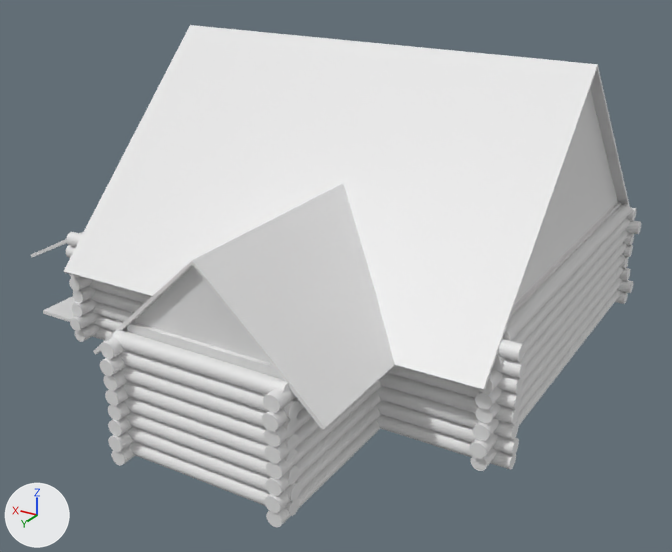
Before and after pictures for a commit that changed the Blender file Assets/Prefabs/Blender/shack.blend.
Rendered twice from a camera (50 mm lens) standing at (-12.6, 22.8, 12.4) and looking at (-0.2, 2.1, 2.0). The lights are fixed; the arrows at lower left show +X, +Y and +Z.
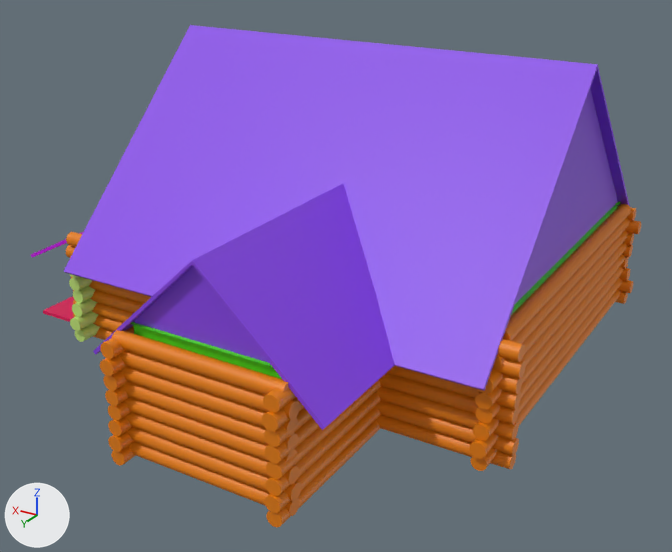
What changed in the scene script:
```text
Add mat_m_floor_0_walls:
    mat_m_floor_0_walls = principled_material('M_Floor_0_Walls')
    mat_m_floor_0_walls.base_color = (0.0777, 0.8, 0.0117)  # green #4fe71c
Change me_cube_001:
    verts and faces of me_cube_001; kept vertices keep their numbers, new ones are numbered from 32
    remove me_cube_001.from_pydata(...)  # 32 vertices, 24 faces; spans x -6.1..6.1, y -5.1..9.1, z 2.05..3.2
    add me_cube_001.from_pydata(...)  # 24 vertices, 16 faces; spans x -6.1..6.1, y -5.1..9.1, z 2.05..3.2
    me_cube_001 part 1
    add delete_vertices([*range(0, 7), 8])  # with the faces that use them
    me_cube_001 part 2: 16 faces spanning x -6.1..6.1, y -5.1..9.1, z 2.05..3.2 switch from mat_material_001 (white #e7e7e7) to mat_m_floor_0_walls (green #4fe71c)
Change me_cube_003:
    remove me_cube_003.from_pydata(...)  # 20 vertices, 16 faces; spans x -6.1..8.6, y -5.1..9.1, z -0.05..0.05
    remove me_cube_003.materials.append(mat_material_003)  # white #e7e7e7
    add me_cube_003.from_pydata(...)  # 20 vertices, 14 faces; spans x -6.1..8.6, y -5.1..9.1, z -0.05..0.05
    me_cube_003 part 3
    4 vertices are removed from x 6.1, y -5.1..5.1, z -0.05..0.05
    9 faces are deleted
    4 vertices are added at (1.1, -5.1, -0.05), (1.1, -5.1, 0.05), (-3.1, -5.1, -0.05), (-3.1, -5.1, 0.05)
    7 new faces join them
    add me_cube_003.materials.append(mat_m_floor)  # pink #e7005a
Change me_cube_005:
    where me_cube_005.from_pydata(...)  # 89 vertices, 88 faces, 1 loose edge; spans x -6.3..6.3, y -6.1..9.2, z 2.2..8.2
    remove me_cube_005.materials.append(mat_porch_roof)  # white #e7e7e7
    add me_cube_005.materials.append(mat_m_roof)  # purple #8846e7
Change me_cylinder_010:
    where me_cylinder_010.from_pydata(...)  # 528 vertices, 768 faces; spans x -6.42..-6.02, y -5.77..6.01, z -0.04..3.16
    add me_cylinder_010.materials.append(mat_m_log_wall)  # orange #e77f00
Change me_cylinder_011:
    where me_cylinder_011.from_pydata(...)  # 848 vertices, 938 faces; spans x 6.02..6.42, y -5.77..6.01, z -0.04..3.16
    add me_cylinder_011.materials.append(mat_m_log_wall_front)  # green #c4e779
Change me_cylinder_012:
    where me_cylinder_012.from_pydata(...)  # 528 vertices, 768 faces; spans x 1.03..6.93, y 5.0..5.4, z -0.19..3.01
    add me_cylinder_012.materials.append(mat_m_log_wall)  # orange #e77f00
Change me_cylinder_013:
    where me_cylinder_013.from_pydata(...)  # 528 vertices, 768 faces; spans x -6.83..-3.02, y 5.02..5.42, z -0.19..3.01
    add me_cylinder_013.materials.append(mat_m_log_wall)  # orange #e77f00
Change me_cylinder_014:
    where me_cylinder_014.from_pydata(...)  # 528 vertices, 768 faces; spans x 1.01..1.41, y 5.05..9.75, z -0.28..2.92
    add me_cylinder_014.materials.append(mat_m_log_wall)  # orange #e77f00
Change me_cylinder_015:
    where me_cylinder_015.from_pydata(...)  # 528 vertices, 768 faces; spans x -3.4..-3.0, y 5.04..9.73, z -0.28..2.92
    add me_cylinder_015.materials.append(mat_m_log_wall)  # orange #e77f00
Change me_cylinder_008:
    where me_cylinder_008.from_pydata(...)  # 528 vertices, 768 faces; spans x -6.71..6.71, y -5.41..-5.01, z -0.19..3.01
    add me_cylinder_008.materials.append(mat_m_log_wall)  # orange #e77f00
Change me_cylinder_016:
    where me_cylinder_016.from_pydata(...)  # 528 vertices, 768 faces; spans x -0.2..3.0, y -0.2..0.2, z -2.42..2.42
    add me_cylinder_016.materials.append(mat_m_log_wall)  # orange #e77f00
```

Boxes [x1, y1, x2, y2] around the edits, measured in the pictures (672 x 552 px; the box of a moved part takes in the faces that stretch with it):
'Roof', recoloured (white to purple)
    both: [64, 25, 630, 430]
'Cylinder.008', recoloured (white to orange)
    both: [112, 330, 301, 516]
'Cylinder.001', recoloured
    both: [469, 204, 631, 471]
'Cylinder.004', recoloured
    both: [376, 339, 526, 470]
'Cylinder.006', recoloured
    both: [262, 380, 381, 527]
'Cylinder.005', recoloured (white to orange)
    both: [100, 326, 136, 465]
'Floor1Walls', reshaped
    before: [127, 202, 621, 379]
    after: [130, 202, 621, 379]
'Cylinder.003', recoloured
    both: [66, 232, 151, 340]
'Cylinder.002', recoloured (white to green)
    both: [69, 274, 100, 342]
'Cylinder.007', recoloured
    both: [615, 206, 641, 304]
part 1 of me_cube_001, deleted
    before: [127, 203, 621, 379]
part 2 of me_cube_001, recoloured (white to green)
    before: [130, 202, 621, 366]
    after: [130, 202, 621, 379]
part 3 of me_cube_003, moved or reshaped
    both: [43, 296, 74, 322]
